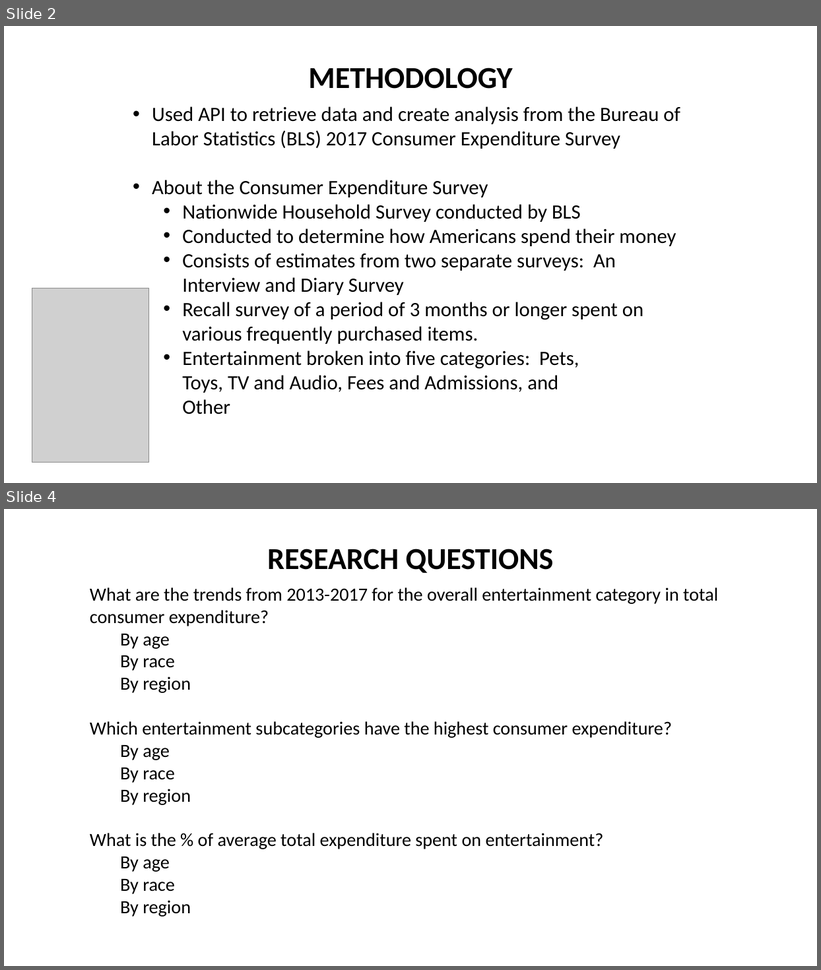
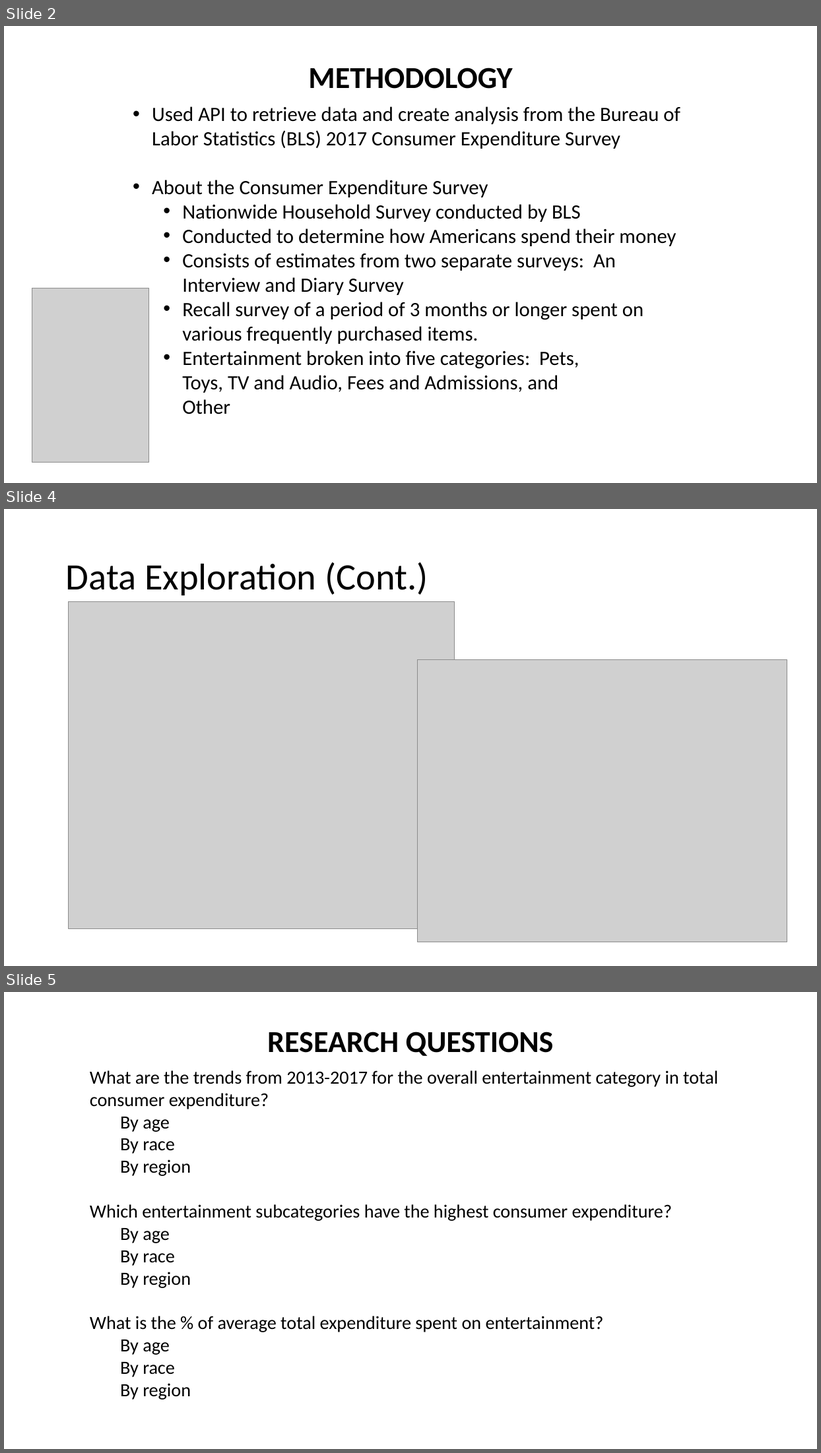
Before and after one commit to mosal2000/ConsumerSpending, a slide deck: Project 1 Presentationv4.pptx. Shown one above the other, each under a label of ours: slides 2 and 4 before the commit, slides 2, 4 and 5 after it; the slides between them are not shown. The pictures are 821x970 and 821x1453 pixels, drawn with LibreOffice and Linux fonts; fonts in the diff are those of the drawing; grey boxes stand for pictures; background and template pictures are left out. Boxes give left, top, right and bottom in pixels: in the first picture for what was removed or moved away, otherwise in the second. Text is boxed around its words. In the diff, an @@ line names an element or a change of style, - is before the commit and + after.

Commit message:
Update Presentation

```diff
--- a/Project 1 Presentationv4.pptx
+++ b/Project 1 Presentationv4.pptx
@@ slide 4 added at (4, 509, 817, 966), background picture (left out) @@
@@ title added at (66, 562, 428, 595), 44 pt, text #000000 @@
+Data Exploration (Cont.)
@@ picture added at (69, 601, 454, 929) @@
@@ picture added at (418, 660, 787, 943) @@
@@ what was slide 4 is now slide 5 @@
```
Also in this commit, not shown: 1 slide changed.
